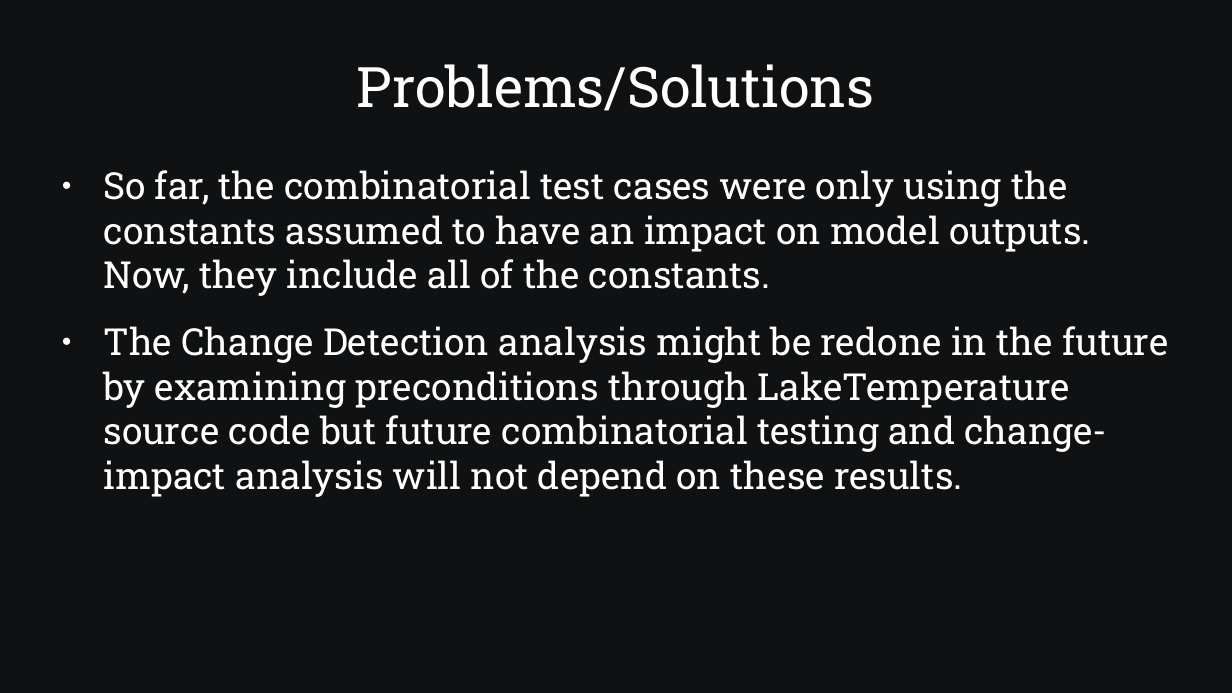
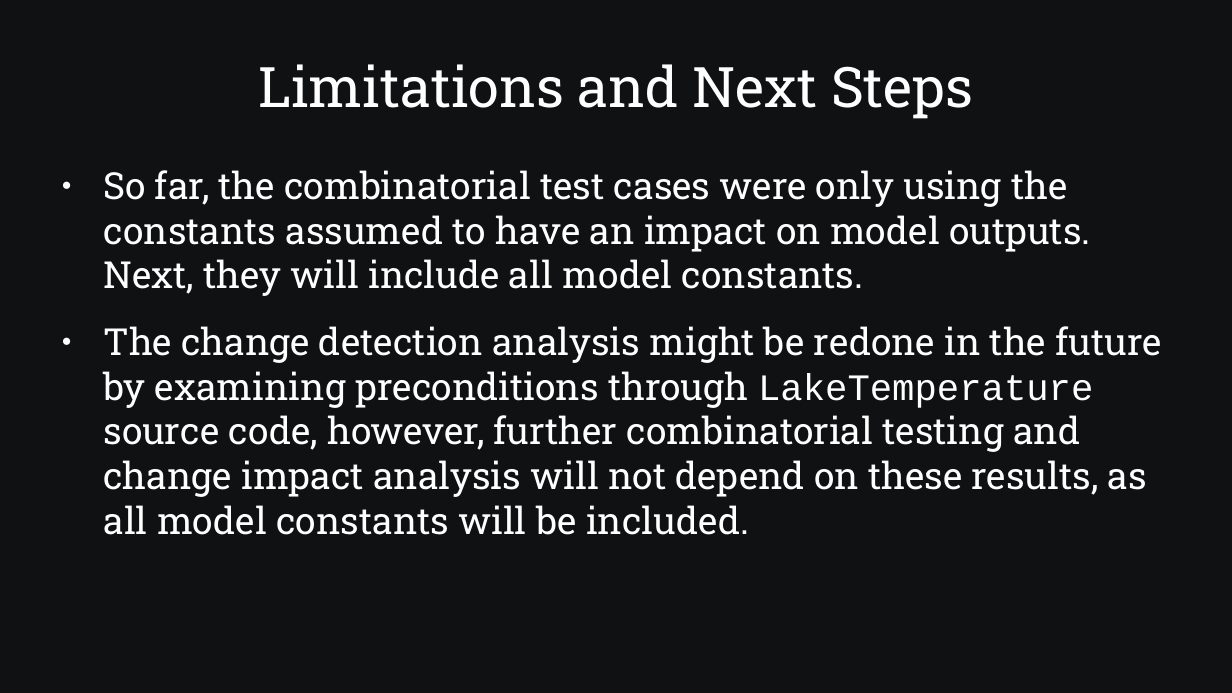
Before and after one commit to SamAllen06/lake_temp_work, a slide deck: slide 9 of documentation/for_collaborators/AnalysisOverview.pptx (slide 7 before the commit). Drawn at 1232x693 pixels with LibreOffice and Linux fonts; fonts in the diff are those of the drawing. Boxes give left, top, right and bottom in pixels: in the first picture for what was removed or moved away, otherwise in the second. Text is boxed around its words. In the diff, an @@ line names an element or a change of style, - is before the commit and + after.

```diff
--- a/documentation/for_collaborators/AnalysisOverview.pptx
+++ b/documentation/for_collaborators/AnalysisOverview.pptx
@@ text at bbox=[258, 64, 973, 119]: text changed @@
-Problems/Solutions
+Limitations and Next Steps
@@ text at bbox=[104, 170, 1161, 535]: text changed @@
-● So far, the combinatorial test cases were only using the constants assumed to have an impact on model outputs. Now, they include all of the constants.
-● The Change Detection analysis might be redone in the future by examining preconditions through LakeTemperature source code but future combinatorial testing and change-impact analysis will not depend on these results.
+● So far, the combinatorial test cases were only using the constants assumed to have an impact on model outputs. Next, they will include all model constants.
+● The change detection analysis might be redone in the future by examining preconditions through LakeTemperature source code, however, further combinatorial testing and change impact analysis will not depend on these results, as all model constants will be included.
```
Also in this commit, not shown: 27 other slides changed, 4 slides added, 1 slide removed, 1 other file.
